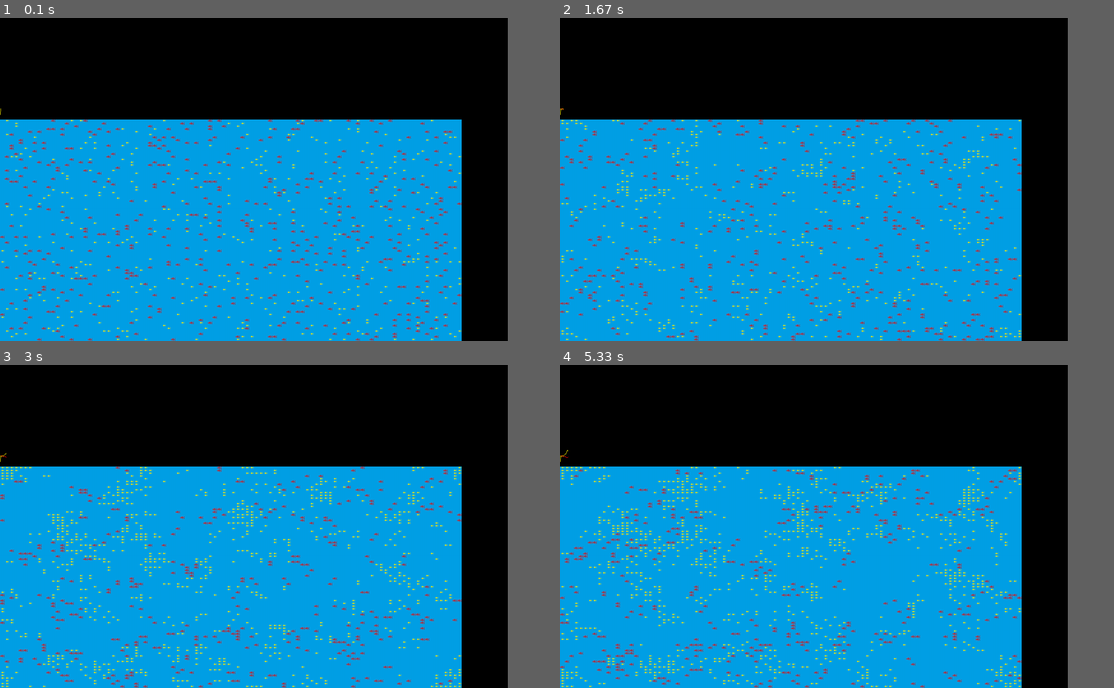
Above: before the commit, frames 1-4 (two rows, left to right).
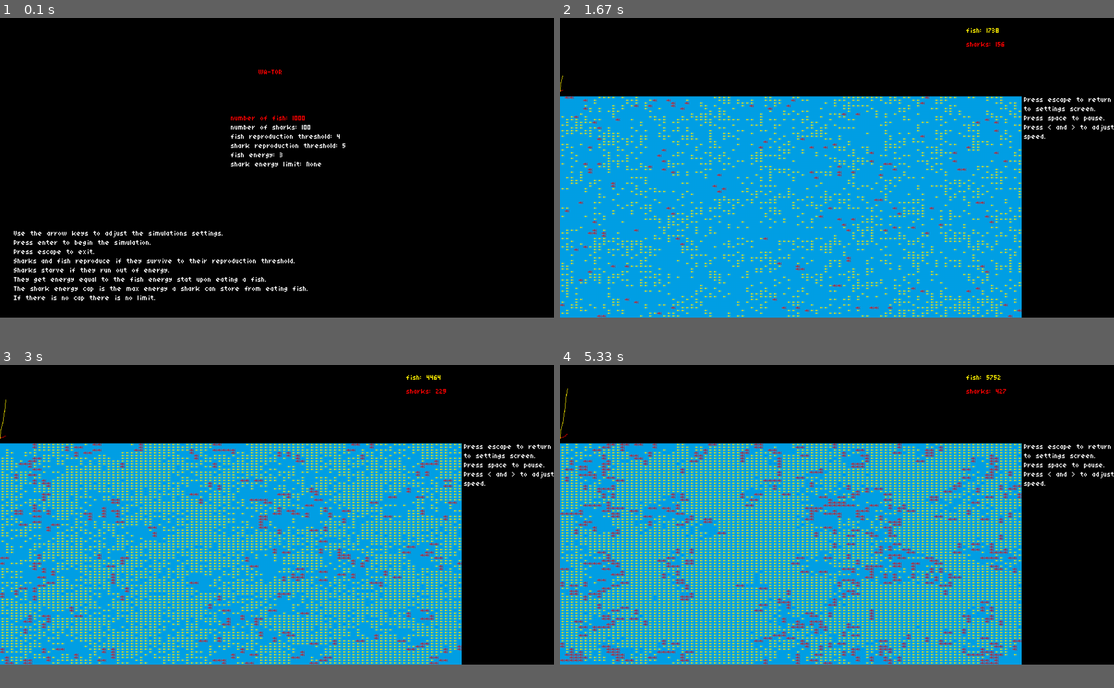
Above: after the commit, the same moments.

Repository: thydungeonsean/pygame-challenges
Game: pygame game, started from wa-tor.py
Two runs of this game, one before a commit and one after it. Both use one fixed random seed, a clock stepped at 60 frames per second and the inputs below. The source is Python 2; it was converted automatically to run under Python 3.
Inputs:
- Up to frame 1 (0.1 s): no input
- Up to frame 2 (1.67 s): tap Enter at 0.33 s; tap Space at 0.67, 1.13 s; tap . at 1.6 s
- Up to frame 3 (3 s): tap , at 2.23 s; tap Space at 2.8 s
- Up to frame 4 (5.33 s): tap Space at 3.53 s; tap . at 4.27, 5.3 s
In our replay, the window is 825x525 before the commit and 900x487 after it. These sizes can differ from the game's own. Grey fills any space a smaller window leaves; there, only what the larger window draws over its background counts as a difference.

The runs differ from the first frame. In frame 1, 52% of the frame differs, in the area x 0-92%, y 16-100%; in frame 2, 17%; in frame 3, 25%; in frame 4, 30%.

Commit message:
Added sliding population graph, menu, adjusting settings, population counters, and instructions.

Diff:
--- a/wa-tor.py
+++ b/wa-tor.py
@@ -4,8 +4,8 @@
 from random import *
 
 
-SCREENWIDTH = 1100
-SCREENHEIGHT = 700
+SCREENWIDTH = 1200
+SCREENHEIGHT = 650
 FPS = 6
 FPS_LIM = (1, 60)
 PAUSE = False
@@ -16,11 +16,241 @@
 RED = (255, 0 , 0)
 YELLOW = (255, 240, 0)
 BLACK = (0, 0, 0)
+WHITE = (255, 255, 255)
+
+
+class Menu(object):
+
+    def __init__(self, screen):
+
+        self.screen = screen
+
+        self.stats = { 'fish': 1000, 'sharks':100, 'fish grow': 4, 'shark grow': 5, 'fish energy': 3,'shark energy cap': None}
+
+        self.menu_codex = {0:'fish', 1:'sharks', 2:'fish grow', 3:'shark grow', 4:'fish energy', 5:'shark energy cap'}
+
+        self.menu = ['number of fish', 'number of sharks', 'fish reproduction threshold', 'shark reproduction threshold', 'fish energy', 'shark energy limit']
+        self.cursor = 0
+
+        self.hold_right = 0
+        self.hold_left = 0
+
+        self.clock = pygame.time.Clock()
+
+    def reset(self):
+        self.cursor = 0
+
+    def clear_screen(self):
+
+        self.screen.fill(BLACK)
+
+    def main_menu(self):
+
+        update = True
+
+        while True:
+
+            if update:
+                self.draw_menu()
+                update = False
+
+            self.clock.tick(60)
+
+            update = self.handle_input()
+
+            if update == "complete":
+                return
+
+    def cursor_up(self):
+        self.cursor -= 1
+        if self.cursor < 0:
+            self.cursor = 5
+
+    def cursor_down(self):
+        self.cursor += 1
+        if self.cursor > 5:
+            self.cursor = 0
+
+    def cursor_right(self, speed=1):
+
+        if self.cursor < 2:
+
+            self.stats[self.menu_codex[self.cursor]] += speed
+            self.check_max(speed)
+
+        elif self.cursor < 5:
+            self.stats[self.menu_codex[self.cursor]] += 1
+        elif self.cursor == 5:
+            if self.stats[self.menu_codex[self.cursor]] is None:
+                self.stats[self.menu_codex[self.cursor]] = 1
+            else:
+                self.stats[self.menu_codex[self.cursor]] += 1
+
+    def cursor_left(self, speed=1):
+
+        if self.cursor < 2:
+
+            self.stats[self.menu_codex[self.cursor]] -= speed
+            self.check_min()
+
+        elif self.cursor < 5:
+            self.stats[self.menu_codex[self.cursor]] -= 1
+            self.check_min()
+        elif self.cursor == 5:
+            if self.stats[self.menu_codex[self.cursor]] == 1:
+                self.stats[self.menu_codex[self.cursor]] = None
+            elif self.stats[self.menu_codex[self.cursor]] is None:
+                pass
+            else:
+                self.stats[self.menu_codex[self.cursor]] -= 1
+
+    def check_max(self, increment):
+        if self.stats['fish'] + self.stats['sharks'] > 8000:
+            #self.stats[self.menu_codex[self.cursor]] -= increment
+            if self.menu_codex[self.cursor] == 'fish':
+                self.stats[self.menu_codex[self.cursor]] -= (self.stats['fish'] + self.stats['sharks']) - 8000
+            else:
+                self.stats[self.menu_codex[self.cursor]] -= (self.stats['fish'] + self.stats['sharks']) - 8000
+
+    def check_min(self):
+        if self.stats[self.menu_codex[self.cursor]] < 1:
+            self.stats[self.menu_codex[self.cursor]] = 1
+
+    def handle_input(self):
+        update = False
+        for event in pygame.event.get():
+            if event.type == QUIT:
+                exit()
+
+            elif event.type == KEYDOWN:
+                update = True
+                if event.key == K_ESCAPE:
+                    exit()
+                elif event.key == K_UP:
+                    self.cursor_up()
+                elif event.key == K_DOWN:
+                    self.cursor_down()
+                elif event.key == K_RIGHT:
+                    self.hold_right = 1
+                    self.cursor_right()
+                elif event.key == K_LEFT:
+                    self.hold_left = 1
+                    self.cursor_left()
+                elif event.key == K_RETURN:
+                    return 'complete'
+
+            elif event.type == KEYUP:
+                if event.key == K_RIGHT:
+                    self.hold_right = 0
+                elif event.key == K_LEFT:
+                    self.hold_left = 0
+
+        if self.hold_right > 10:
+            update = True
+            if self.hold_right > 100:
+                self.cursor_right(speed=100)
+            elif self.hold_right > 60:
+                self.cursor_right(speed=50)
+            elif self.hold_right > 30:
+                self.cursor_right(speed=10)
+            else:
+                self.cursor_right()
+
+        if self.hold_left > 10:
+            update = True
+            if self.hold_left > 100:
+                self.cursor_left(speed=100)
+            elif self.hold_left > 60:
+                self.cursor_left(speed=50)
+            elif self.hold_left > 30:
+                self.cursor_left(speed=10)
+            else:
+                self.cursor_left()
+
+        if self.hold_right > 0:
+            self.hold_right += 1
+        if self.hold_left > 0:
+            self.hold_left += 1
+
+        if update:
+            return True
+
+        return False
+
+    def menu_value(self, i):
+        if i == 0:
+            return self.stats['fish']
+        elif i == 1:
+            return self.stats['sharks']
+        elif i == 2:
+            return self.stats['fish grow']
+        elif i == 3:
+            return self.stats['shark grow']
+        elif i == 4:
+            return self.stats['fish energy']
+        elif i == 5:
+            return self.stats['shark energy cap']
+
+    def draw_menu(self):
+
+        self.clear_screen()
+
+        x = SCREENWIDTH/2 -40
+        y = 100
+        i, r = write('WA-TOR', (x, y), RED)
+        self.screen.blit(i, r)
+
+        for i in range(6):
+            y = i * 20 + 200
+            x = SCREENWIDTH/2 -100
+            if self.cursor == i:
+                color = RED
+            else:
+                color = WHITE
+            line = self.menu[i] + ': ' + str(self.menu_value(i))
+
+            i, r = write(line, (x,y), color)
+            self.screen.blit(i, r)
+
+        self.draw_instructions()
+
+        pygame.display.update()
+
+    def draw_instructions(self):
+
+        instr = ['Use the arrow keys to adjust the simulations settings.',
+                 'Press enter to begin the simulation.',
+                 'Press escape to exit.',
+                 'Sharks and fish reproduce if they survive to their reproduction threshold.',
+                 'Sharks starve if they run out of energy.',
+                 'They get energy equal to the fish energy stat upon eating a fish.',
+                 'The shark energy cap is the max energy a shark can store from eating fish.',
+                 'If there is no cap there is no limit.'
+                ]
+        l = 0
+        x = 30
+        for line in instr:
+            y = l * 20 + 450
+            i, r = write(line, (x,y))
+
+            self.screen.blit(i, r)
+
+            l += 1
+
+    def start_sim(self):
+
+        self.main_menu()
+
+        self.reset()
+        self.clear_screen()
+
+        return Wa_Tor(settings=self.stats)
 
 
 class Wa_Tor(object):
 
-    def __init__(self, w=100, h=80, fish=500, sharks=500, use_image=True):
+    def __init__(self, w=100, h=80, use_image=True, settings={'fish':1000,'sharks':100,'fish grow': 4,
+                 'fish energy': 3, 'shark grow': 5, 'shark energy cap': None}):
 
         self.w = w
         self.h = h
@@ -50,16 +280,16 @@
         self.image.fill(WATER)
         self.image = self.image.convert()
 
-        self.fish = fish
-        self.sharks = sharks
+        self.fish = settings['fish']
+        self.sharks = settings['sharks']
         self.chronon = 0
 
         self.graph = Graph(self)
 
-        self.fish_grow_threshold = 5
-        self.fish_energy = 4
-        self.shark_grow_threshold = 5
-        self.shark_energy_cap = None
+        self.fish_grow_threshold = settings['fish grow']
+        self.fish_energy = settings['fish energy']
+        self.shark_grow_threshold = settings['shark grow']
+        self.shark_energy_cap = settings['shark energy cap']
 
         self.seed_fish()
 
@@ -73,7 +303,7 @@
 
         selection = sample(coords, self.fish+self.sharks)
         fish_coords = selection[:self.fish]
-        shark_coords = selection[self.fish+1:]
+        shark_coords = selection[self.fish:]
 
         for x, y in fish_coords:
             self.map[x][y] = randint(1, self.fish_grow_threshold-1)
@@ -237,6 +467,7 @@
     def end(self):
         pass
 
+
 class Graph(object):
 
     def __init__(self, sim):
@@ -259,30 +490,32 @@
         self.rect = self.image.get_rect()
         self.rect.topleft = (0, 0)
 
+        self.offset = 0
+
     def convert_to_pixel(self, value):
         c = (value / self.max_pixel) * (self.h-10) * -1 + self.h -1
         return c
 
     def draw_fish(self, chronon):
-        x1 = chronon - 1
+        x1 = chronon - 1 - (100 * self.offset)
         try:
             y1 = self.fish_data[chronon-1]
         except KeyError:
             y1 = self.h
 
-        x2 = chronon
+        x2 = chronon - (100 * self.offset)
         y2 = self.fish_data[chronon]
 
         pygame.draw.line(self.image, YELLOW, (x1, y1), (x2, y2))
 
     def draw_shark(self, chronon):
-        x1 = chronon - 1
+        x1 = chronon - 1 - (100 * self.offset)
         try:
             y1 = self.shark_data[chronon-1]
         except KeyError:
             y1 = self.h
 
-        x2 = chronon
+        x2 = chronon - (100 * self.offset)
         y2 = self.shark_data[chronon]
 
         pygame.draw.line(self.image, RED, (x1, y1), (x2, y2))
@@ -294,6 +527,10 @@
         self.fish_data[self.sim.chronon] = self.convert_to_pixel(self.sim.fish)
         self.shark_data[self.sim.chronon] = self.convert_to_pixel(self.sim.sharks)
 
+        if self.sim.chronon - 1 - (100 * self.offset) >= self.w:
+            self.offset += 1
+            self.slide_graph()
+
         self.draw_shark(self.sim.chronon)
         self.draw_fish(self.sim.chronon)
 
@@ -302,7 +539,14 @@
 
     def slide_graph(self):
         new = pygame.Surface((self.w, self.h))
-
+        new = new.convert()
+        new.fill(BLACK)
+        r = new.get_rect()
+        r.topleft = (-100, 0)
+
+        new.blit(self.image, r)
+
+        self.image = new
 
 
 def draw_demo(screen, sim):
@@ -313,11 +557,50 @@
     i, r = sim.graph.draw()
     screen.blit(i, r)
 
-
-def write(text, color):
+    draw_population(sim, screen)
+
+    draw_instructions(screen)
+
+
+def draw_population(sim, screen):
+
+    x = 880
+    y = 10
+    line = 'fish: %i' % (sim.fish)
+    i, r = write(line, (x, y), YELLOW)
+    screen.blit(i, r)
+
+    y = 40
+    line = 'sharks: %i' % (sim.sharks)
+    i, r = write(line, (x, y), RED)
+    screen.blit(i, r)
+
+
+def draw_instructions(screen):
+
+    instr = ['Press escape to return',
+             'to settings screen.',
+             'Press space to pause.',
+             'Press < and > to adjust',
+             'speed.'
+            ]
+
+    x = 1005
+    l = 0
+    for line in instr:
+        y = l * 20 + 160
+        i, r = write(line, (x, y))
+
+        screen.blit(i, r)
+        l += 1
+
+
+
+def write(text, (x, y), color=WHITE):
 
     i = FONT.render(text, False, color)
     r = i.get_rect()
+    r.topleft = (x, y)
 
     return i, r
 
@@ -370,7 +653,7 @@
 
         elif event.type == KEYDOWN:
             if event.key == K_ESCAPE:
-                exit()
+                return True
             elif event.key == K_SPACE:
                 PAUSE = True
             elif event.key == K_PERIOD:
@@ -378,6 +661,8 @@
             elif event.key == K_COMMA:
                 decrement_speed()
 
+    return False
+
 
 def set_screen():
 
@@ -398,20 +683,29 @@
     FONT = pygame.font.Font('oryxtype.ttf', 32)
 
     screen = set_screen()
-    sim = Wa_Tor()
+
+    menu = Menu(screen)
 
     while True:
 
-        sim.update()
-
-        draw_demo(screen, sim)
-        handle_input()
-
-        if PAUSE:
-            pause(clock)
-
-        pygame.display.update()
-
-        clock.tick(FPS)
+        sim = menu.start_sim()
+
+        while True:
+
+            sim.update()
+
+            draw_demo(screen, sim)
+            escape = handle_input()
+
+            if escape:
+                break
+
+            if PAUSE:
+                pause(clock)
+
+            pygame.display.update()
+
+            clock.tick(FPS)
+
 
 main()
